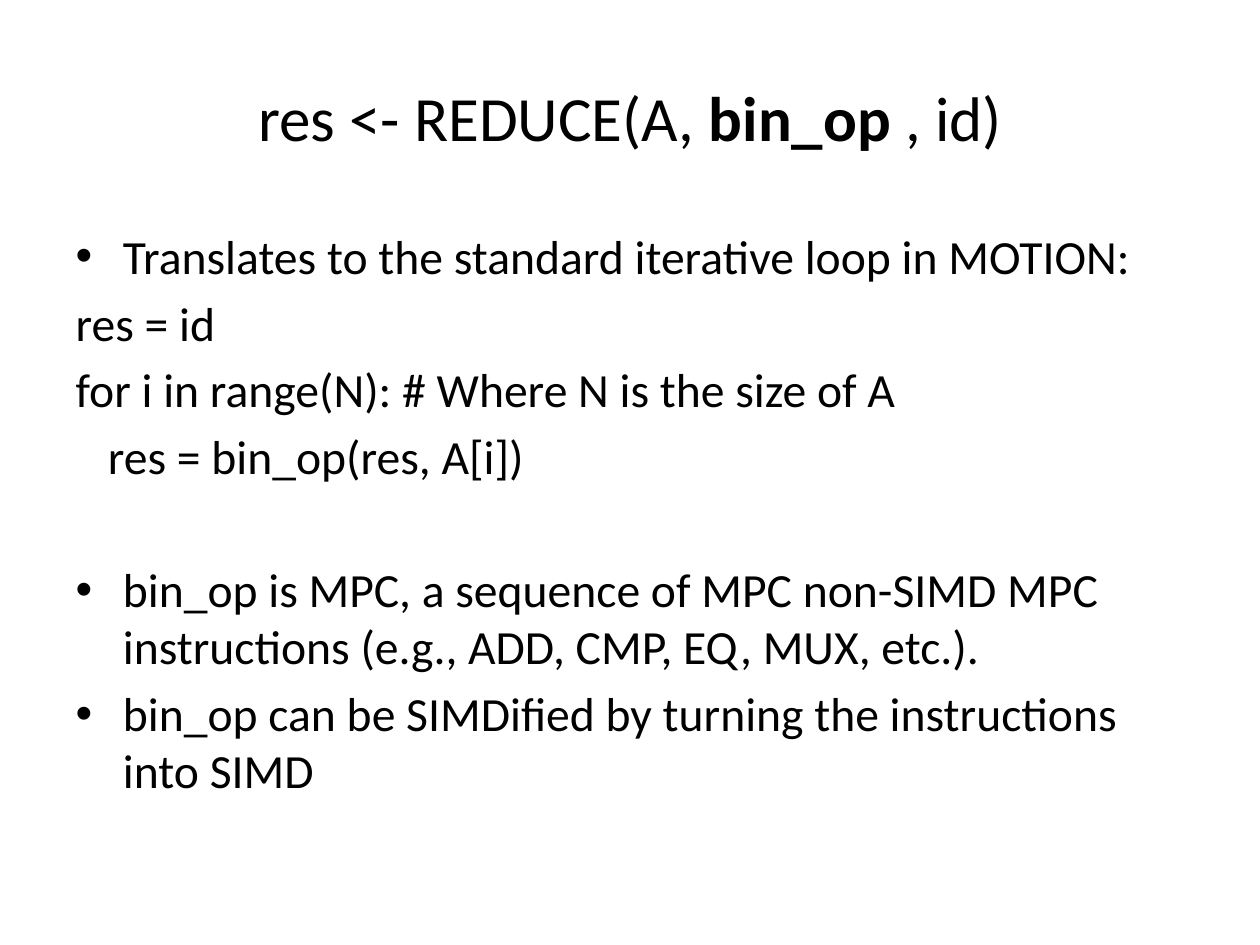
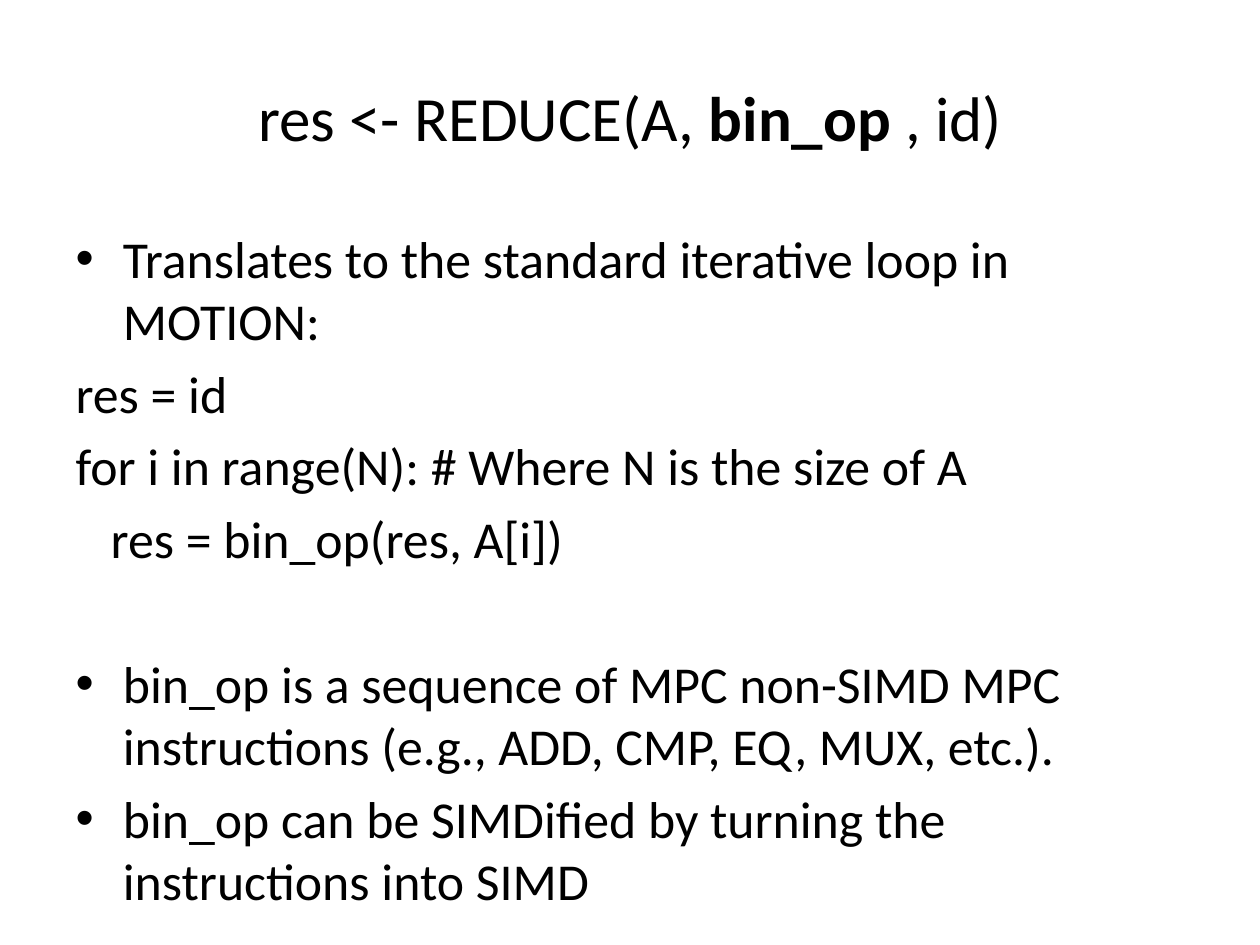
Before and after one commit to milana2/ParallelizationForMPC, a slide deck: slide 10 of MPC_Compiler_Misc_Notes.pptx. Drawn at 1260x945 pixels with LibreOffice and Linux fonts; fonts in the diff are those of the drawing. Boxes give left, top, right and bottom in pixels: in the first picture for what was removed or moved away, otherwise in the second. Text is boxed around its words. In the diff, an @@ line names an element or a change of style, - is before the commit and + after.

Commit message:
Updated Phase 1: Syntax Checker grammar

```diff
--- a/MPC_Compiler_Misc_Notes.pptx
+++ b/MPC_Compiler_Misc_Notes.pptx
@@ text at box(76, 242, 1009, 847): size 27.2 to 29.6 pt in "Translates to the standard iterative loop in ...", "res = id", "for i in range(N): # Where N ...", "res = bin_op(res, A[i])" and 1 more places @@
@@ text at box(123, 667, 1061, 774): text changed; size 27.2 to 29.6 pt @@
-• bin_op is MPC, a sequence of MPC non-SIMD MPC instructions (e.g., ADD, CMP, EQ, MUX, etc.).
+• bin_op is a sequence of MPC non-SIMD MPC instructions (e.g., ADD, CMP, EQ, MUX, etc.).
```
Also in this commit, not shown: 4 other slides changed, 3 slides added, 1 slide removed.
